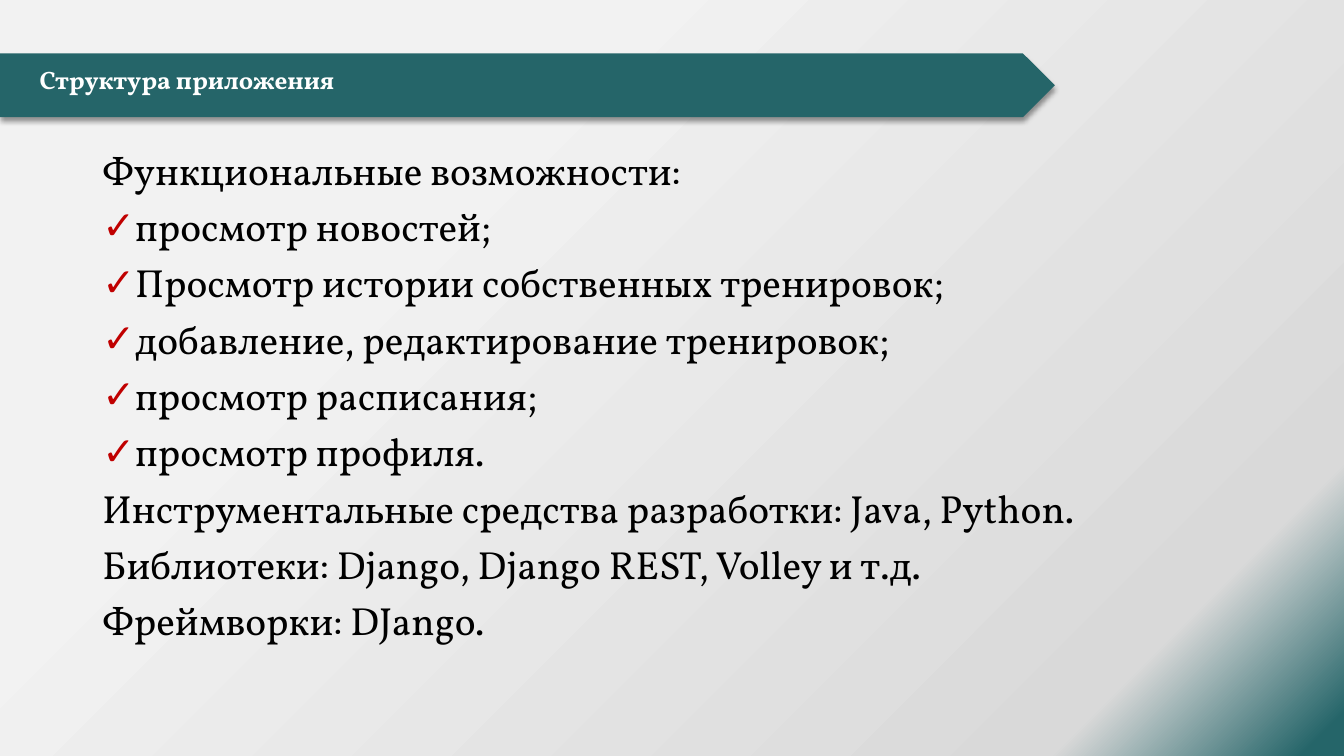
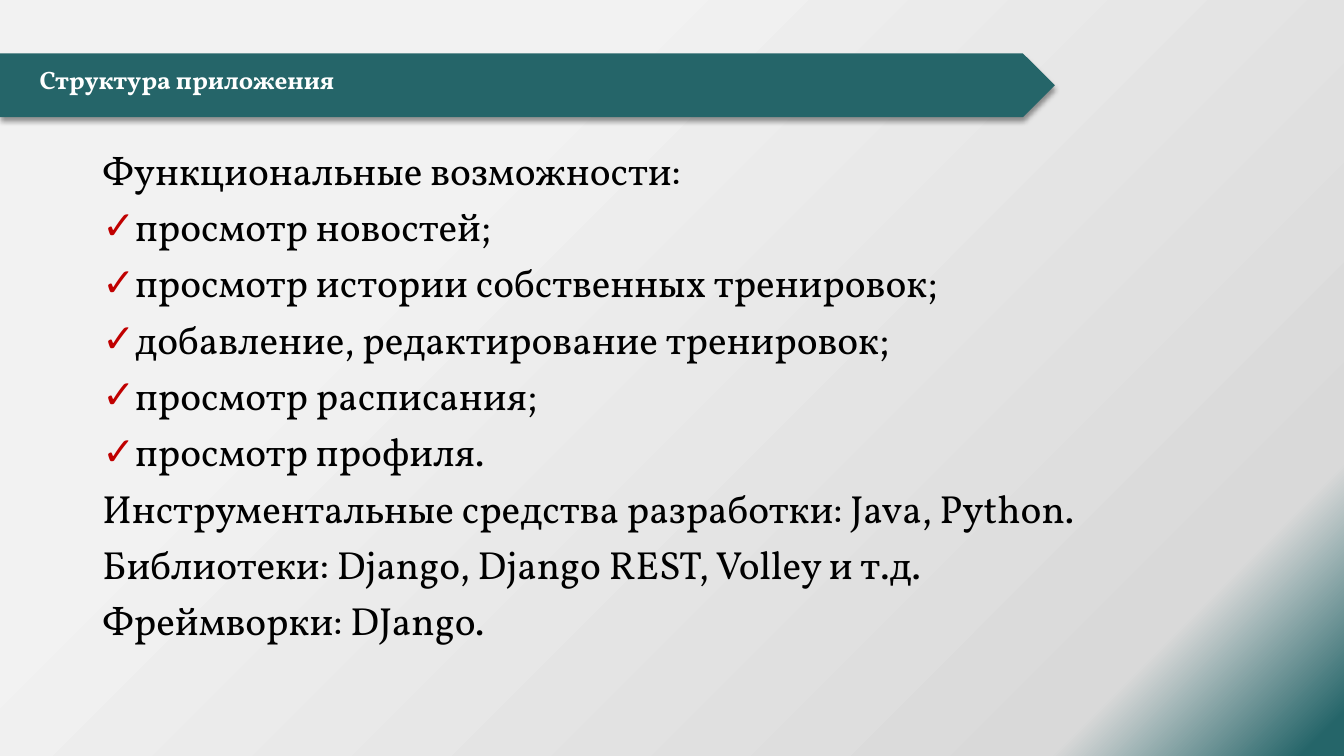
Before and after one commit to ALKOTS/Diplom, a slide deck: slide 4 of Данилин А.А.pptx. Drawn at 1344x756 pixels with LibreOffice and Linux fonts; fonts in the diff are those of the drawing; background and template pictures are left out. Boxes give left, top, right and bottom in pixels: in the first picture for what was removed or moved away, otherwise in the second. Text is boxed around its words. In the diff, an @@ line names an element or a change of style, - is before the commit and + after.

```diff
--- a/Данилин А.А.pptx
+++ b/Данилин А.А.pptx
@@ text at (135,269,938,307): text changed @@
-✓ Просмотр истории собственных тренировок;
+✓ просмотр истории собственных тренировок;
```
Also in this commit, not shown: 1 slide added, 1 slide removed, 4 other files.
